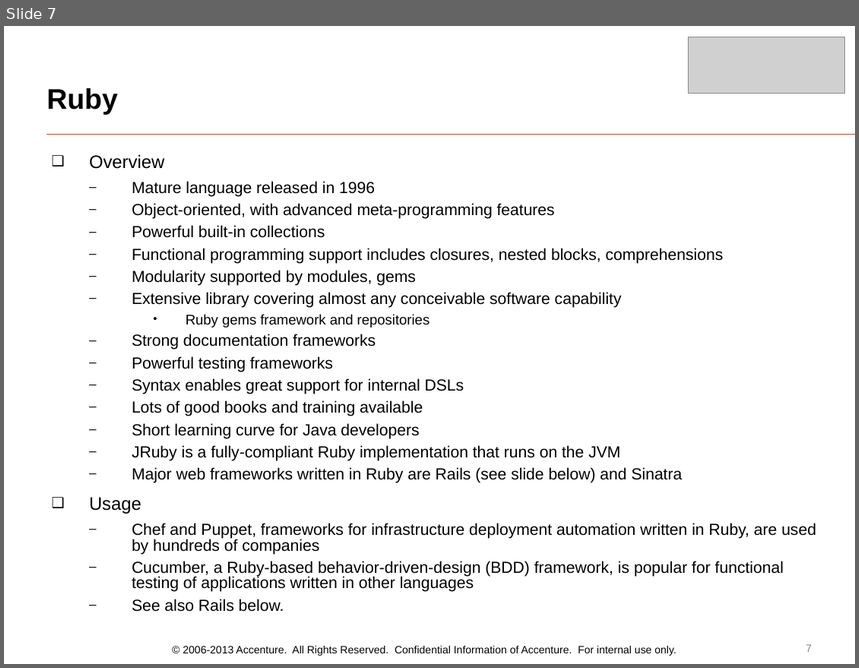
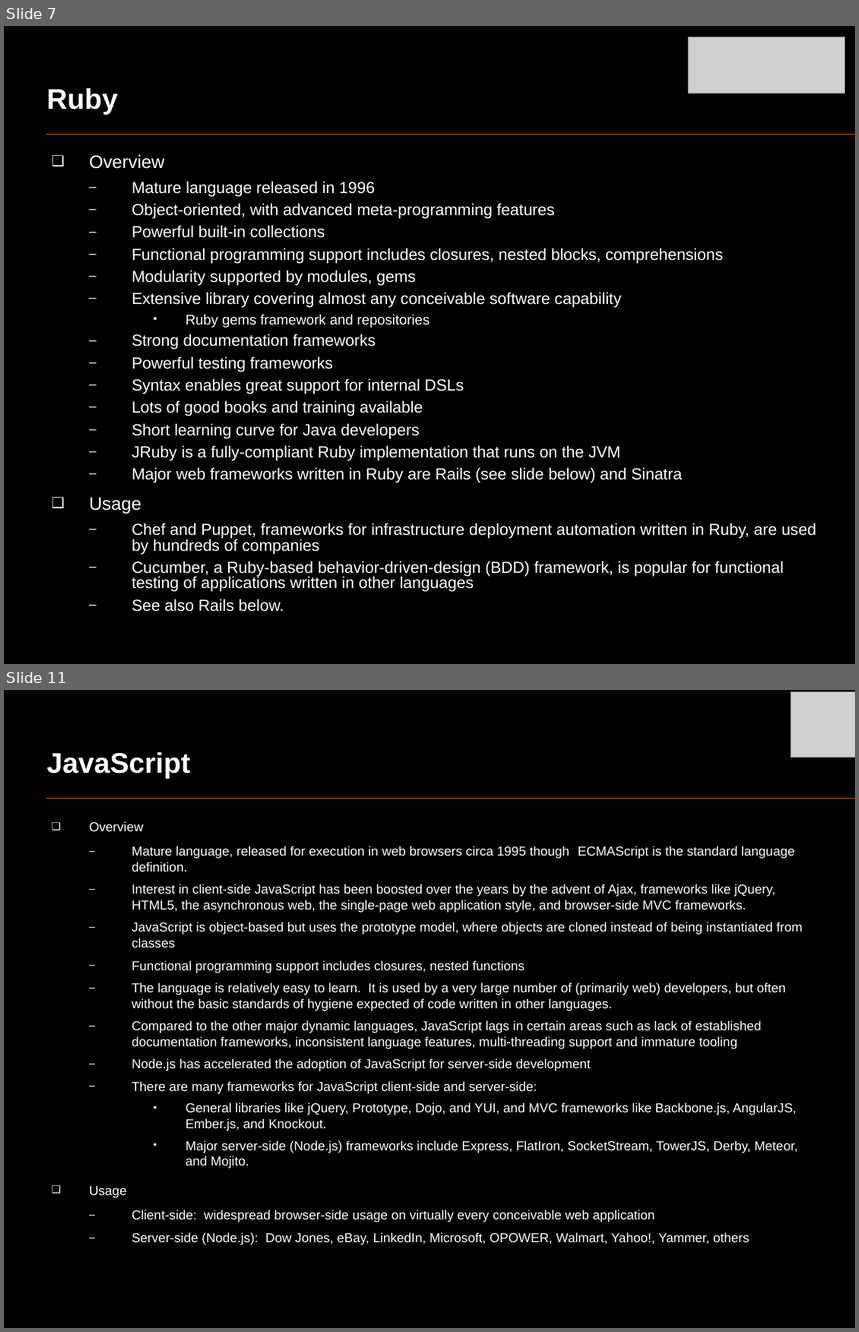
Before and after one commit to oscarrenalias/openslava-2013, a slide deck: Dynamic languages/Java Slava 2013 - Dynamic languages PoV.pptx. Shown one above the other, each under a label of ours: slide 7 before the commit, slides 7 and 11 after it; the slides between them are not shown. The pictures are 859x668 and 859x1332 pixels, drawn with LibreOffice and Linux fonts; fonts in the diff are those of the drawing; grey boxes stand for pictures. Boxes give left, top, right and bottom in pixels: in the first picture for what was removed or moved away, otherwise in the second. Text is boxed around its words. In the diff, an @@ line names an element or a change of style, - is before the commit and + after.

```diff
--- a/Dynamic languages/Java Slava 2013 - Dynamic languages PoV.pptx
+++ b/Dynamic languages/Java Slava 2013 - Dynamic languages PoV.pptx
@@ slide 11 added at (4,690,855,1328), background #000000; not listed: 1 template element that a slide beside it also shows @@
@@ picture added at (791,692,855,757) @@
@@ title added at (47,752,190,779), 24 pt, text #FFFFFF, bold @@
+JavaScript
@@ text added at (89,821,803,1246), 11 pt, text #FFFFFF @@
+  ❑ Overview
+    – Mature language, released for execution in web browsers circa 1995 though ECMAScript is the standard language definition.
+    – Interest in client-side JavaScript has been boosted over the years by the advent of Ajax, frameworks like jQuery, HTML5, the asynchronous web, the single-page web application style, and browser-side MVC frameworks.
+    – JavaScript is object-based but uses the prototype model, where objects are cloned instead of being instantiated from classes
+    – Functional programming support includes closures, nested functions
+    – The language is relatively easy to learn. It is used by a very large number of (primarily web) developers, but often without the basic standards of hygiene expected of code written in other languages.
+    – Compared to the other major dynamic languages, JavaScript lags in certain areas such as lack of established documentation frameworks, inconsistent language features, multi-threading support and immature tooling
+    – Node.js has accelerated the adoption of JavaScript for server-side development
+    – There are many frameworks for JavaScript client-side and server-side:
+      • General libraries like jQuery, Prototype, Dojo, and YUI, and MVC frameworks like Backbone.js, AngularJS, Ember.js, and Knockout.
+      • Major server-side (Node.js) frameworks include Express, FlatIron, SocketStream, TowerJS, Derby, Meteor, and Mojito.
+  ❑ Usage
+    – Client-side: widespread browser-side usage on virtually every conceivable web application
+    – Server-side (Node.js): Dow Jones, eBay, LinkedIn, Microsoft, OPOWER, Walmart, Yahoo!, Yammer, others
@@ slide 7 changed as well @@
@@ background #FFFFFF to #000000 @@
@@ title "Ruby" at (47,88,117,115): text colour #000000 to #FFFFFF @@
@@ text "Overview" at (89,154,816,612): text colour #000000 to #FFFFFF; bullet colour #000000 to #FFFFFF @@
@@ text removed at (183,646,677,656) @@
-© 2006-2013 Accenture. All Rights Reserved. Confidential Information of Accenture. For internal use only.
@@ page number removed at (806,645,812,652) @@
-7
```
Also in this commit, not shown: 6 other slides changed, 23 other slides added, 1 slide removed.
